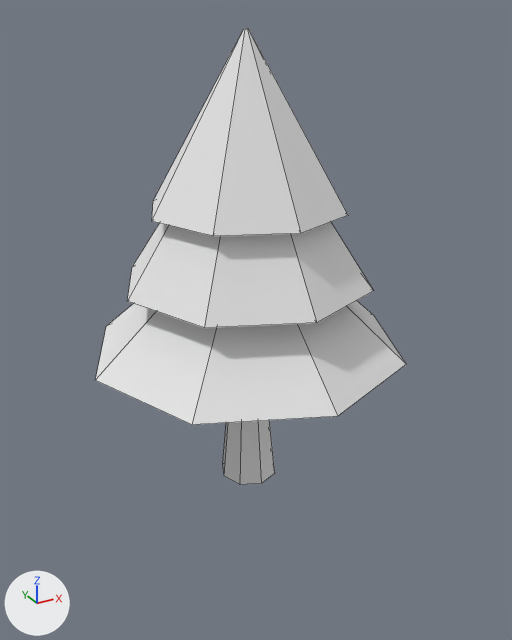
The Blender file res/meshes/tree/tree.blend: old version first, new version second.
Both versions are drawn from a camera (50 mm lens) standing at (-3.23, -6.05, 4.76) and looking at (0.0, -0.18, 1.82). Every picture has the same lights, and +X, +Y and +Z are marked at lower left. Mesh edges are drawn as thin lines.

Before the edit, the objects in view are built like this:
```python
me_cylinder = bpy.data.meshes.new('Cylinder')
me_cylinder.from_pydata(...)  # 72 vertices, 60 faces; spans x -1.67..1.67, y -1.67..1.67, z -2.84..1.87
me_cylinder.materials.append(mat_material_001)  # its picture is missing
ob_cylinder = bpy.data.objects.new('Cylinder', me_cylinder)
ob_cylinder.location = (0.0, 0.0, 2.72)
```
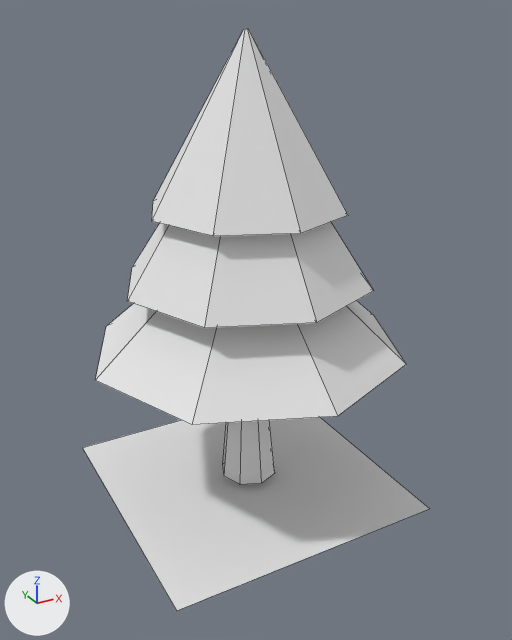
The newer file is also rescaled (x0.396), turned or shifted as a whole; pictures and numbers use the older file's frame.

Changed parts and their boxes [x1, y1, x2, y2] in the pictures (512 x 640 px):
'Cylinder', reshaped (12% wider, 28% taller)
    before: [95, 29, 406, 485]
    after: [83, 29, 430, 611]
part 1 of me_cylinder, added
    after: [83, 417, 430, 611]

The edits, one by one:
me_cylinder has 72 vertices, 60 faces and spans x -1.67..1.67, y -1.67..1.67, z -2.84..1.87.
me_cylinder is used by ob_cylinder; location (0.0, 0.0, 2.72).
Verts and faces of me_cylinder; kept vertices keep their numbers, new ones are numbered from 72.
Part 1, on me_cylinder:
New vertex 72 is at (-1.54, 1.46, -2.92), pixel (82, 447).
New vertex 73 is at (1.42, 1.46, -2.92).
New vertex 74 is at (-1.54, -1.5, -2.92), pixel (176, 610).
New vertex 75 is at (1.42, -1.5, -2.92), pixel (429, 508).
New faces: (72, 73, 75, 74).
